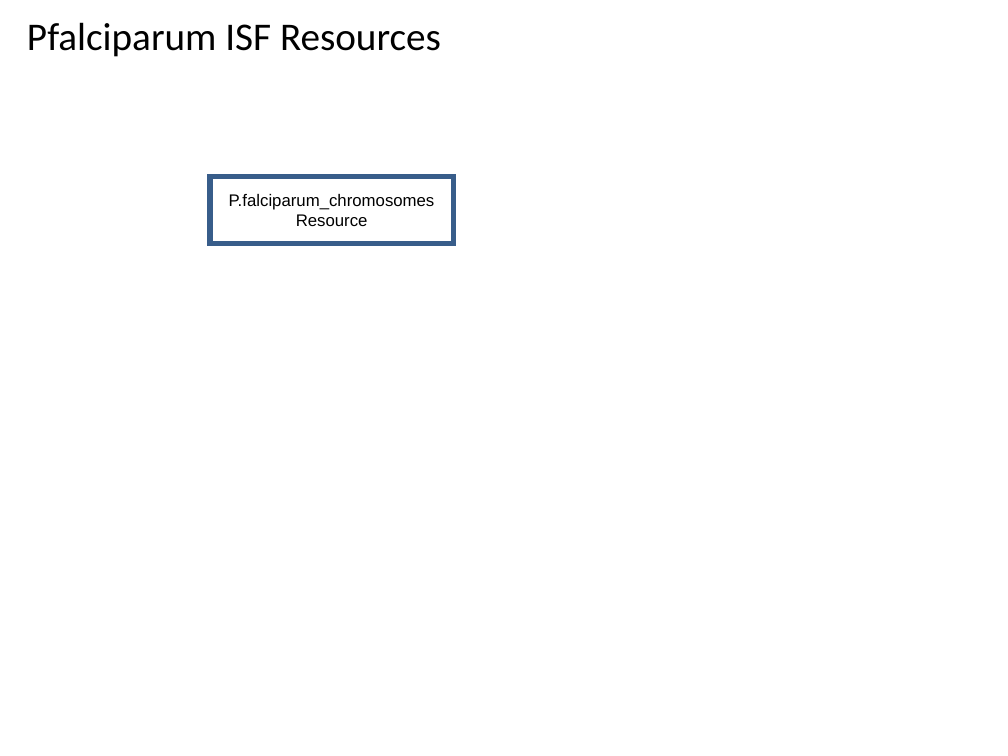
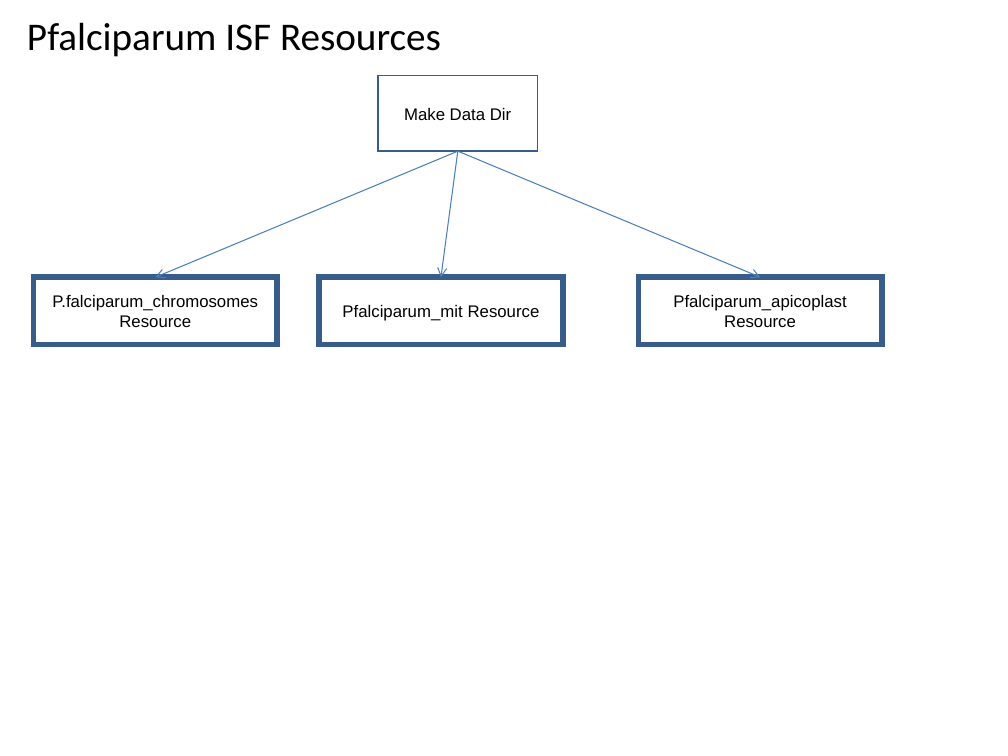
Before and after one commit to VEuPathDB/ApiCommonWorkflow, a slide deck: slide 11 of Main/doc/IntegratedWorkflow.ppt. Drawn at 1008x756 pixels with LibreOffice and Linux fonts; fonts in the diff are those of the drawing. Boxes give left, top, right and bottom in pixels: in the first picture for what was removed or moved away, otherwise in the second. Text is boxed around its words. In the diff, an @@ line names an element or a change of style, - is before the commit and + after.

```diff
--- a/Main/doc/IntegratedWorkflow.ppt
+++ b/Main/doc/IntegratedWorkflow.ppt
@@ rectangle added at [378,76,537,151], outline #385D8A 0.99 pt, 12 pt, text #000000 @@
+Make Data Dir
@@ arrow added from (458, 151) to (155, 277), #4A7EBB 0.74 pt @@
@@ arrow added from (458, 151) to (440, 277), #4A7EBB 0.74 pt @@
@@ arrow added from (458, 151) to (760, 277), #4A7EBB 0.74 pt @@
@@ rectangle "P.falciparum_chromosomes Resource": place and size @@
-rectangle "P.falciparum_chromosomes Resource" at [210,176,454,244]
+rectangle "P.falciparum_chromosomes Resource" at [33,277,277,345]
@@ rectangle added at [320,277,563,345], outline #385D8A 4 pt, 12 pt, text #000000 @@
+Pfalciparum_mit Resource
@@ rectangle added at [638,277,882,345], outline #385D8A 4 pt, 12 pt, text #000000 @@
+Pfalciparum_apicoplast Resource
```
Also in this commit, not shown: 6 other slides changed, 3 slides added.
